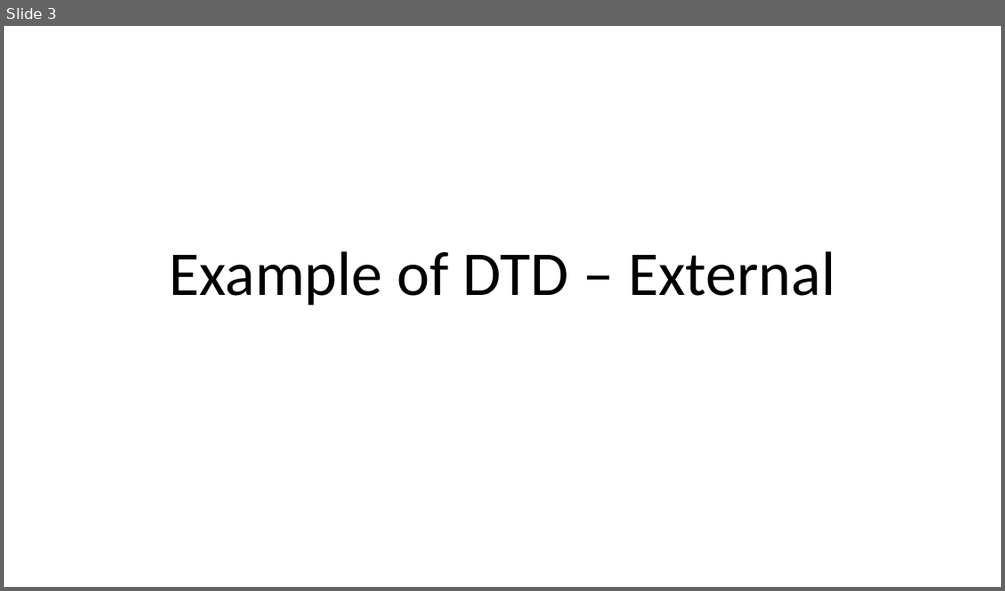
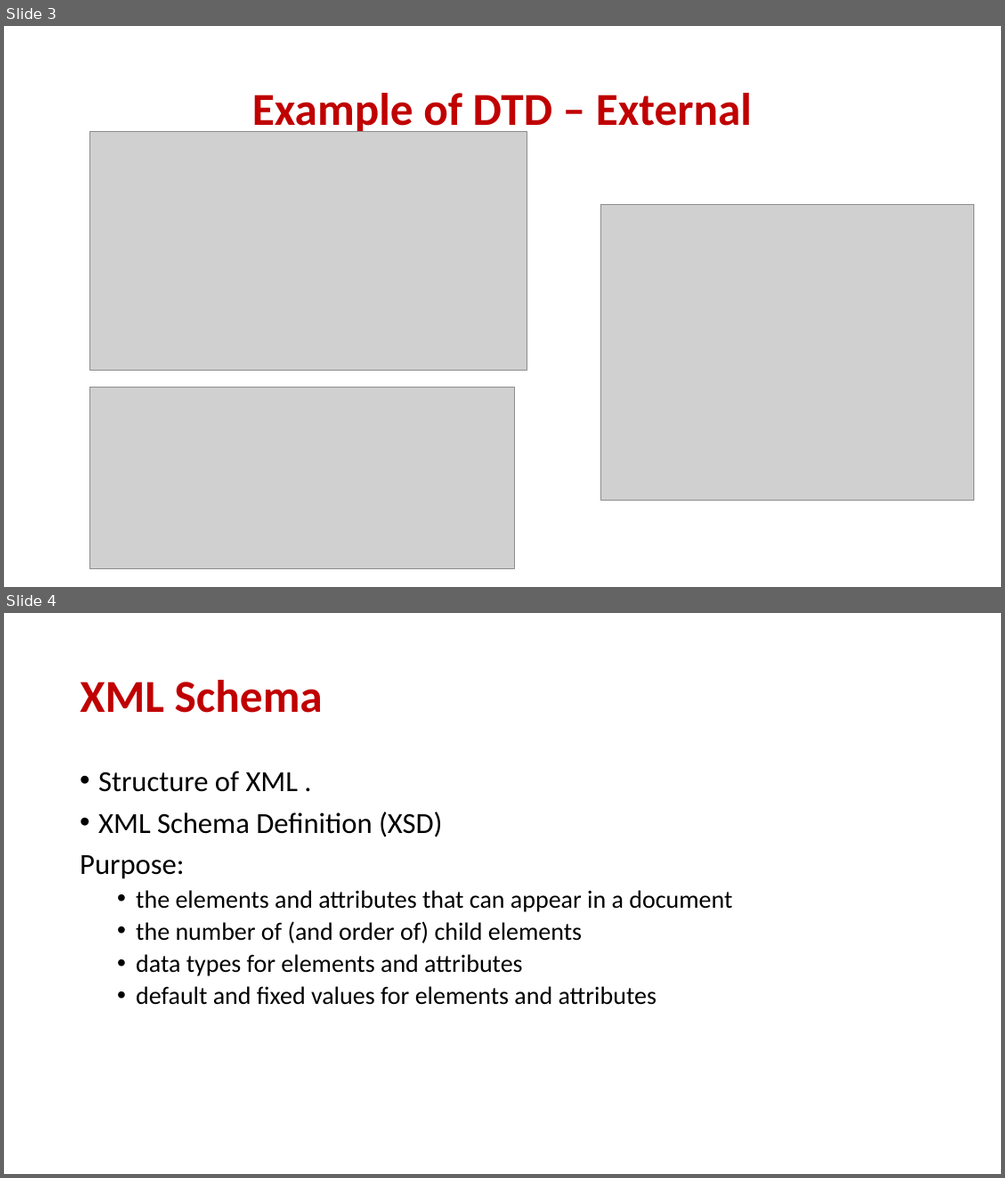
Before and after one commit to donkhan/msc, a slide deck: WebTechnology/XML/Lect_2_XML_Schema.ppt. Shown one above the other, each under a label of ours: slide 3 before the commit, slides 3 and 4 after it. The pictures are 1005x591 and 1005x1178 pixels, drawn with LibreOffice and Linux fonts; fonts in the diff are those of the drawing; grey boxes stand for pictures. Boxes give left, top, right and bottom in pixels: in the first picture for what was removed or moved away, otherwise in the second. Text is boxed around its words. In the diff, an @@ line names an element or a change of style, - is before the commit and + after.

```diff
--- a/WebTechnology/XML/Lect_2_XML_Schema.ppt
+++ b/WebTechnology/XML/Lect_2_XML_Schema.ppt
@@ slide 4 added at (4,613,1001,1174), background #FFFFFF @@
@@ title added at (80,680,323,713), 44 pt, text #C00000, bold @@
+XML Schema
@@ text added at (80,771,732,1005), 24 pt, text #000000 @@
+• Structure of XML .
+• XML Schema Definition (XSD)
+Purpose:
+  • the elements and attributes that can appear in a document
+  • the number of (and order of) child elements
+  • data types for elements and attributes
+  • default and fixed values for elements and attributes
@@ slide 3 changed as well @@
@@ title "Example of DTD – External": place and size @@
-title "Example of DTD – External" at (169,251,835,305)
+title "Example of DTD – External" at (252,93,752,135)
@@ title "Example of DTD – External" at (252,93,752,135): size 60 to 44 pt, text colour #000000 to #C00000, bold on; vertical alignment bottom to middle @@
@@ picture added at (90,131,526,370) @@
@@ picture added at (600,204,973,499) @@
@@ picture added at (90,386,514,568) @@
```
Also in this commit, not shown: 17 other slides changed, 18 other slides added, 19 slides removed.
